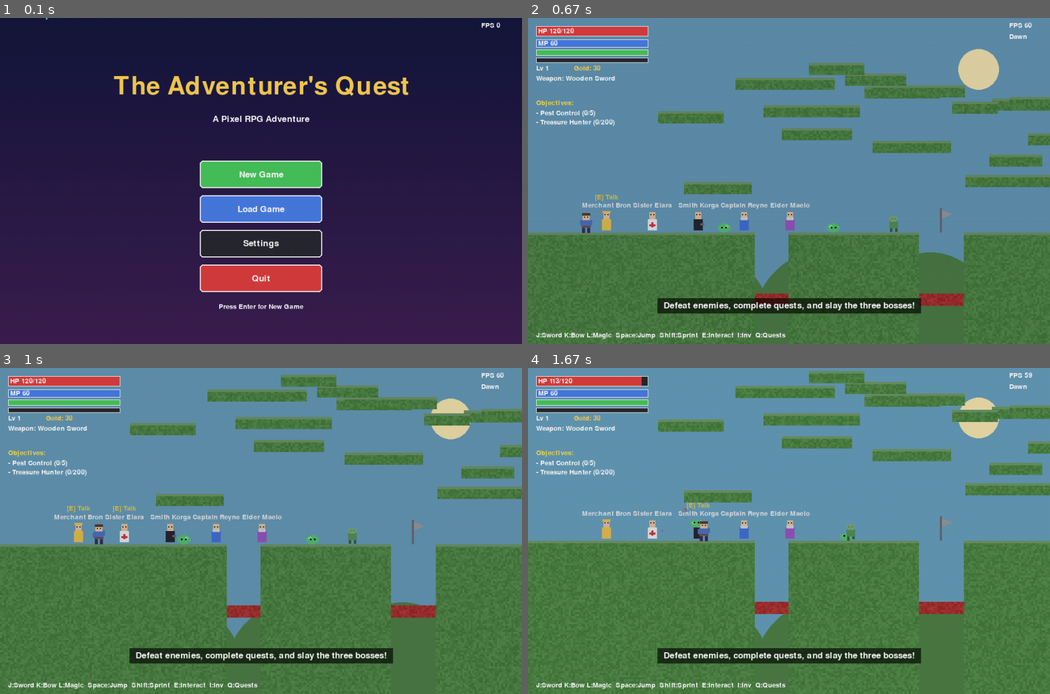
Above: before the commit, frames 1-4 (two rows, left to right).
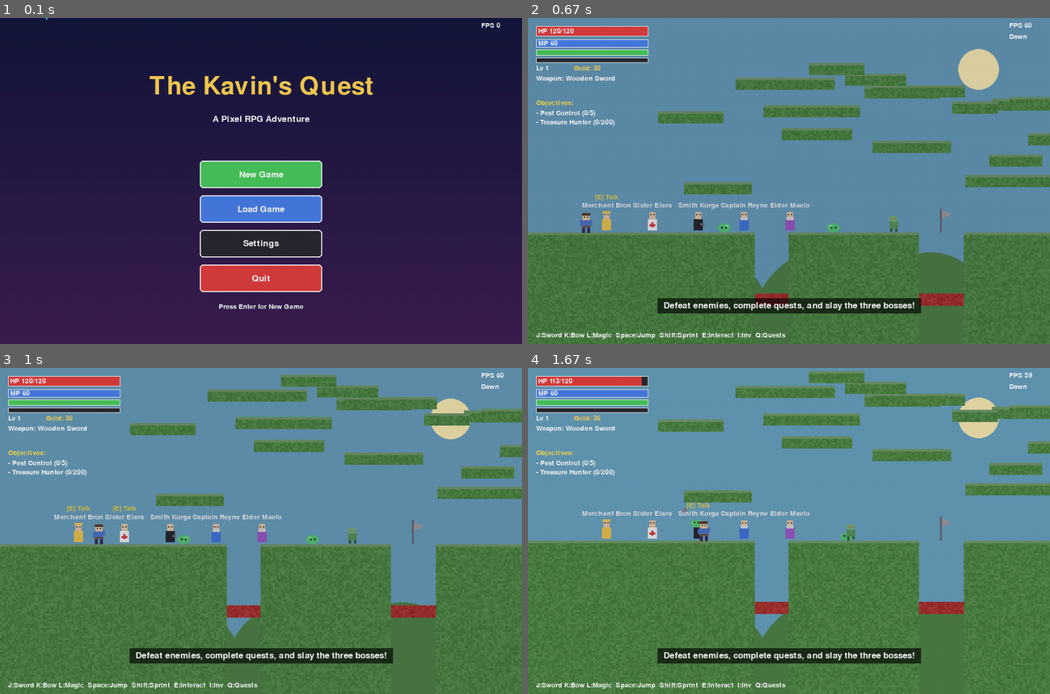
Above: after the commit, the same moments.

Repository: kavinsakthivel8661/P23-PYGAME-Project
Game: pygame game, started from pygame/kavin_ntuproj.py
Same seed, same stepped clock (60 frames per second), same inputs: the game is played once before the commit and once after it.
Inputs:
- Up to frame 1 (0.1 s): no input
- Up to frame 2 (0.67 s): click "New Game" at 0.38 s
- Up to frame 3 (1 s): hold Right from 0.67 s (still down)
- Up to frame 4 (1.67 s): release Right at 1.13 s; hold Right 1.17-1.63 s

The runs differ from the first frame. In frame 1, 1.7% of the frame differs, in the area x 21-79%, y 17-25%; in frame 2, nothing differs; in frame 3, nothing differs; in frame 4, nothing differs.

Commit message:
This is out most recent folder for pygame
This is out most recent folder pls click this one and not the other one

Diff:
--- a/pygame/kavin_ntuproj.py
+++ b/pygame/kavin_ntuproj.py
@@ -3494,7 +3494,7 @@
             pygame.draw.rect(self.screen, col, (0, y, SCREEN_WIDTH, 4))
 
         # title
-        title = self.font_xl.render("The Adventurer's Quest", True, GOLD)
+        title = self.font_xl.render("The Kavin's Quest", True, GOLD)
         self.screen.blit(title, (SCREEN_WIDTH // 2 - title.get_width() // 2,
                                  110))
         sub = self.font_md.render("A Pixel RPG Adventure", True, WHITE)
